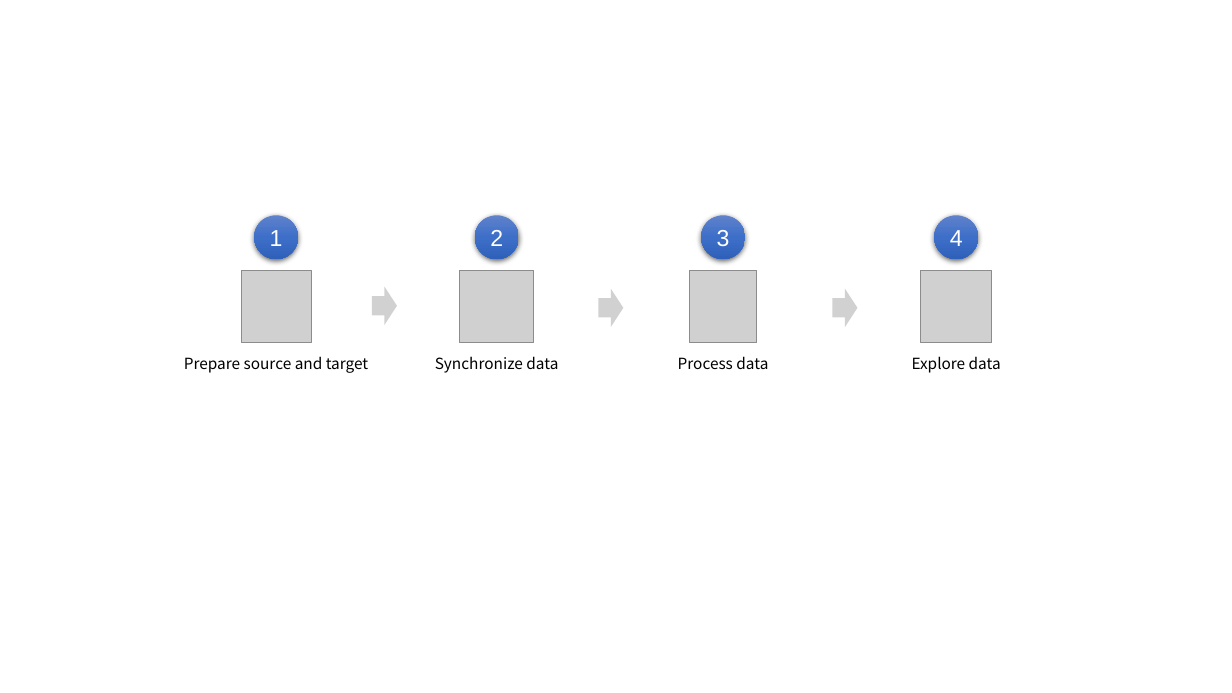
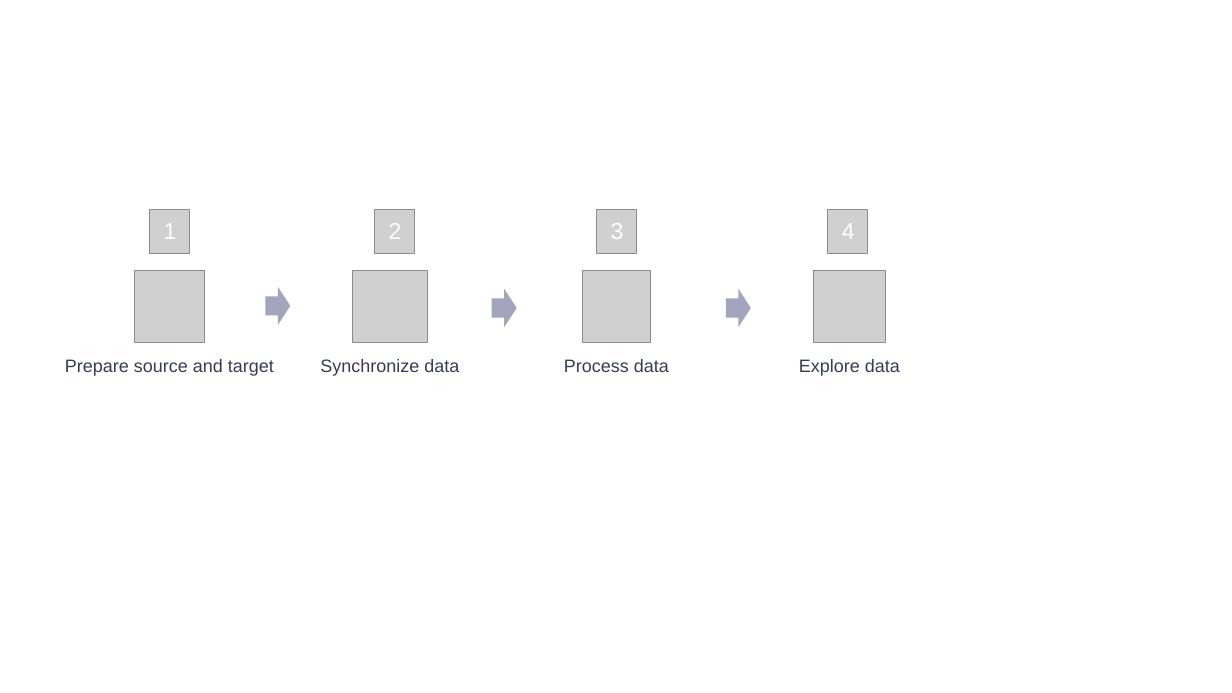
Before and after one commit to EnvisionDoc/offline_data_en, a slide deck: slide 1 of media/offline_en.pptx. Drawn at 1232x693 pixels with LibreOffice and Linux fonts; fonts in the diff are those of the drawing; grey boxes stand for pictures. Boxes give left, top, right and bottom in pixels: in the first picture for what was removed or moved away, otherwise in the second. Text is boxed around its words. In the diff, an @@ line names an element or a change of style, - is before the commit and + after.

```diff
--- a/media/offline_en.pptx
+++ b/media/offline_en.pptx
@@ group added at box(150, 209, 868, 254): 4 pictures @@
@@ text "1": place and size @@
-text "1" at box(254, 215, 298, 259)
+text "1" at box(164, 223, 177, 239)
@@ text "2": place and size @@
-text "2" at box(475, 215, 518, 259)
+text "2" at box(389, 223, 402, 239)
@@ text "3": place and size @@
-text "3" at box(701, 215, 745, 259)
+text "3" at box(611, 223, 624, 239)
@@ alignment centre to left; vertical alignment middle to top; fill gradient #6183CB to #3E70CA to #3062BB to none; shadow off in 4 elements at box(389, 223, 402, 239), box(164, 223, 177, 239), box(611, 223, 624, 239), box(842, 223, 855, 239) @@
@@ text "4": place and size @@
-text "4" at box(934, 215, 978, 259)
+text "4" at box(842, 223, 855, 239)
@@ 4 pictures, 3 right arrows: place and size @@
-4 pictures, 3 right arrows at box(241, 270, 992, 343)
+4 pictures, 3 right arrows at box(135, 270, 885, 343)
@@ fill #A5A5A5 at 50% opacity to #A2A5BC in 3 elements at box(265, 287, 290, 325), box(726, 289, 751, 328), box(492, 289, 517, 328) @@
@@ text "Prepare source and target": place and size @@
-text "Prepare source and target" at box(184, 356, 368, 373)
+text "Prepare source and target" at box(65, 359, 274, 376)
@@ text "Synchronize data": place and size @@
-text "Synchronize data" at box(435, 356, 558, 373)
+text "Synchronize data" at box(320, 359, 459, 376)
@@ text "Process data": place and size @@
-text "Process data" at box(678, 356, 768, 369)
+text "Process data" at box(564, 359, 669, 372)
@@ size 12 to 14 pt, font Noto Sans CJK SC to Arial, text colour #000000 to #383B55 in 4 elements at box(65, 359, 274, 376), box(320, 359, 459, 376), box(564, 359, 669, 372), box(799, 359, 900, 376) @@
@@ text "Explore data": place and size @@
-text "Explore data" at box(912, 356, 1001, 373)
+text "Explore data" at box(799, 359, 900, 376)
```
Also in this commit, not shown: 3 other slides changed, 21 other files.
